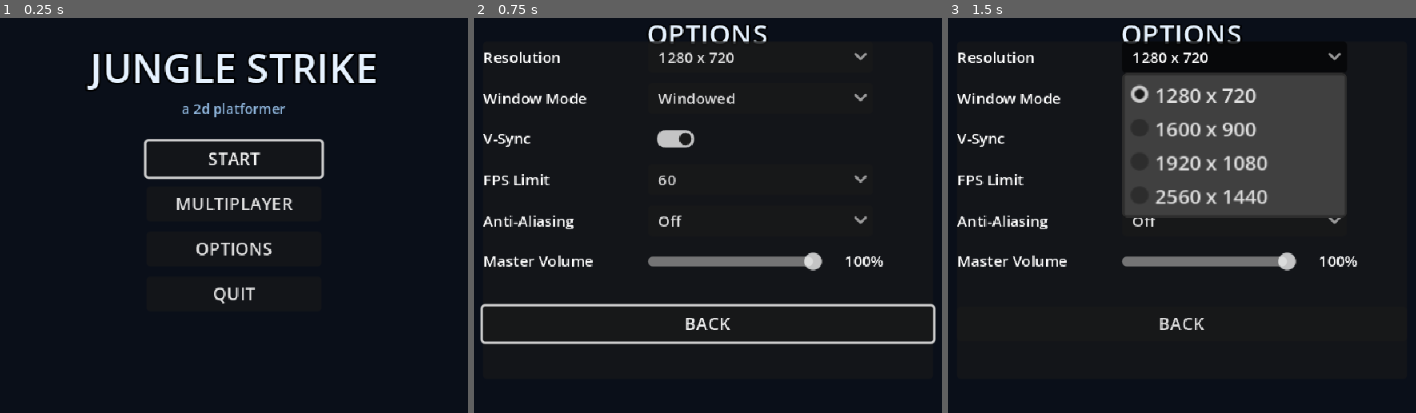
Above: before the commit, frames 1-3 (left to right).
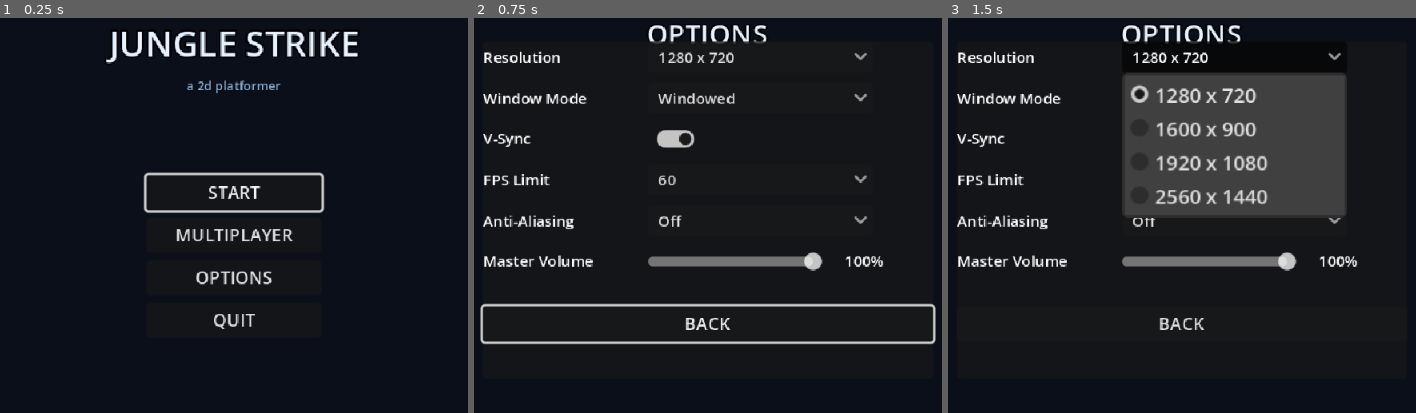
Above: after the commit, the same moments.

Repository: Crapula1/2d-platformer
Game: Godot game, scene res://scenes/MainMenu.tscn
Same seed, same stepped clock (60 frames per second), same inputs: the game is played once before the commit and once after it.
Inputs:
- Up to frame 1 (0.25 s): no input
- Up to frame 2 (0.75 s): click "OPTIONS" at 0.5 s
- Up to frame 3 (1.5 s): click "1280 x 720" at 1.25 s

The runs differ from the first frame. In frame 1, 8.2% of the frame differs, in the area x 18-81%, y 3-79%; in frame 2, nothing differs; in frame 3, nothing differs.

Commit message:
fix: main menu + lobby scale cleanly to 640×360 viewport
MainMenu:
  - Wraps VBox in a CenterContainer (Center/VBox) so it auto-sizes to
    its children. The previous fixed-110px height clipped the new
    MULTIPLAYER button on the bottom.
  - Title/Subtitle sized down to 28pt / 10pt to fit the design
    viewport with breathing room above the buttons.
  - Multiplayer panel now lives inside its own full-rect
    CenterContainer (MultiplayerCenter) with a custom_minimum_size on
    the panel itself, so it stays centered and resizes with content
    instead of using a fixed position.

Lobby:
  - Margins trimmed to 20×8 (was 60×32) so it actually fits 640×360.
  - Title 28→22pt; header lines 11/12→10pt.
  - Character tiles 150×170 → 120×110, preview 64×70 → 48×48,
    name 16→13pt, description 9→8pt, tighter separators.
  - Player list min height 140→60; list expands to fill the leftover
    space between header and the action bar.

Co-Authored-By: Claude Opus 4.7 <noreply@anthropic.com>

Diff:
--- a/scenes/MainMenu.tscn
+++ b/scenes/MainMenu.tscn
@@ -15,11 +15,11 @@
 [node name="Title" type="Label" parent="."]
 anchor_left = 0.0
 anchor_right = 1.0
-offset_top = 48.0
-offset_bottom = 96.0
+offset_top = 32.0
+offset_bottom = 76.0
 text = "JUNGLE STRIKE"
 horizontal_alignment = 1
-theme_override_font_sizes/font_size = 32
+theme_override_font_sizes/font_size = 28
 theme_override_colors/font_color = Color(0.9, 0.95, 1.0, 1)
 theme_override_colors/font_outline_color = Color(0, 0, 0, 1)
 theme_override_constants/outline_size = 6
@@ -27,35 +27,35 @@
 [node name="Subtitle" type="Label" parent="."]
 anchor_left = 0.0
 anchor_right = 1.0
-offset_top = 96.0
-offset_bottom = 116.0
+offset_top = 78.0
+offset_bottom = 94.0
 text = "a 2d platformer"
 horizontal_alignment = 1
-theme_override_font_sizes/font_size = 11
+theme_override_font_sizes/font_size = 10
 theme_override_colors/font_color = Color(0.55, 0.7, 0.85, 1)
 
-[node name="VBox" type="VBoxContainer" parent="."]
-anchor_left = 0.5
-anchor_right = 0.5
-anchor_top = 0.5
-anchor_bottom = 0.5
-offset_left = -70.0
-offset_right = 70.0
-offset_top = -50.0
-offset_bottom = 60.0
-theme_override_constants/separation = 8
+[node name="Center" type="CenterContainer" parent="."]
+anchor_right = 1.0
+anchor_bottom = 1.0
+offset_top = 100.0
+offset_bottom = -16.0
+mouse_filter = 2
 
-[node name="StartButton" type="Button" parent="VBox"]
+[node name="VBox" type="VBoxContainer" parent="Center"]
+custom_minimum_size = Vector2(140, 0)
+theme_override_constants/separation = 6
+
+[node name="StartButton" type="Button" parent="Center/VBox"]
 custom_minimum_size = Vector2(140, 26)
 text = "START"
 theme_override_font_sizes/font_size = 14
 
-[node name="OptionsButton" type="Button" parent="VBox"]
+[node name="OptionsButton" type="Button" parent="Center/VBox"]
 custom_minimum_size = Vector2(140, 26)
 text = "OPTIONS"
 theme_override_font_sizes/font_size = 14
 
-[node name="QuitButton" type="Button" parent="VBox"]
+[node name="QuitButton" type="Button" parent="Center/VBox"]
 custom_minimum_size = Vector2(140, 26)
 text = "QUIT"
 theme_override_font_sizes/font_size = 14
--- a/scripts/Lobby.gd
+++ b/scripts/Lobby.gd
@@ -33,40 +33,43 @@
 	bg.color = Color(0.04, 0.06, 0.10)
 	add_child(bg)
 
+	# Margins tuned for the 640×360 design viewport — content stretches to
+	# fill whatever window size canvas_items mode scales us to.
 	var root := VBoxContainer.new()
 	root.set_anchors_preset(Control.PRESET_FULL_RECT)
-	root.offset_left = 60
-	root.offset_top = 32
-	root.offset_right = -60
-	root.offset_bottom = -32
-	root.add_theme_constant_override("separation", 10)
+	root.offset_left = 20
+	root.offset_top = 8
+	root.offset_right = -20
+	root.offset_bottom = -8
+	root.add_theme_constant_override("separation", 6)
 	add_child(root)
 
 	var title := Label.new()
 	title.text = "LOBBY"
 	title.horizontal_alignment = HORIZONTAL_ALIGNMENT_CENTER
-	title.add_theme_font_size_override("font_size", 28)
+	title.add_theme_font_size_override("font_size", 22)
 	title.add_theme_color_override("font_color", Color(0.9, 0.95, 1.0))
 	title.add_theme_color_override("font_outline_color", Color(0, 0, 0))
 	title.add_theme_constant_override("outline_size", 4)
 	root.add_child(title)
 
+	# Combined address + player count line keeps the header compact.
 	address_label = Label.new()
 	address_label.horizontal_alignment = HORIZONTAL_ALIGNMENT_CENTER
-	address_label.add_theme_font_size_override("font_size", 11)
+	address_label.add_theme_font_size_override("font_size", 10)
 	address_label.add_theme_color_override("font_color", Color(0.55, 0.7, 0.85))
 	root.add_child(address_label)
-	_update_address_label()
 
 	count_label = Label.new()
 	count_label.horizontal_alignment = HORIZONTAL_ALIGNMENT_CENTER
-	count_label.add_theme_font_size_override("font_size", 12)
+	count_label.add_theme_font_size_override("font_size", 10)
 	count_label.add_theme_color_override("font_color", Color(0.75, 0.85, 1.0))
 	root.add_child(count_label)
+	_update_address_label()
 
 	var list_frame := PanelContainer.new()
 	list_frame.size_flags_vertical = Control.SIZE_EXPAND_FILL
-	list_frame.custom_minimum_size = Vector2(0, 140)
+	list_frame.custom_minimum_size = Vector2(0, 60)
 	root.add_child(list_frame)
 
 	var scroll := ScrollContainer.new()
@@ -82,13 +85,13 @@
 	var pick_header := Label.new()
 	pick_header.text = "PICK YOUR CHARACTER"
 	pick_header.horizontal_alignment = HORIZONTAL_ALIGNMENT_CENTER
-	pick_header.add_theme_font_size_override("font_size", 12)
+	pick_header.add_theme_font_size_override("font_size", 10)
 	pick_header.add_theme_color_override("font_color", Color(0.75, 0.85, 1.0))
 	root.add_child(pick_header)
 
 	var picker := HBoxContainer.new()
 	picker.alignment = BoxContainer.ALIGNMENT_CENTER
-	picker.add_theme_constant_override("separation", 16)
+	picker.add_theme_constant_override("separation", 10)
 	root.add_child(picker)
 	for c in Net.CHARACTERS:
 		picker.add_child(_build_character_tile(c))
@@ -209,7 +212,7 @@
 	var accent: Color = CHAR_COLORS.get(character, Color(0.6, 0.85, 1.0))
 
 	var panel := PanelContainer.new()
-	panel.custom_minimum_size = Vector2(150, 170)
+	panel.custom_minimum_size = Vector2(120, 110)
 	panel.add_theme_stylebox_override("panel", _tile_style(accent, false))
 	panel.mouse_filter = Control.MOUSE_FILTER_STOP
 	panel.gui_input.connect(func(ev: InputEvent) -> void:
@@ -219,27 +222,27 @@
 	)
 
 	var margin := MarginContainer.new()
-	margin.add_theme_constant_override("margin_left", 8)
-	margin.add_theme_constant_override("margin_right", 8)
-	margin.add_theme_constant_override("margin_top", 8)
-	margin.add_theme_constant_override("margin_bottom", 8)
+	margin.add_theme_constant_override("margin_left", 6)
+	margin.add_theme_constant_override("margin_right", 6)
+	margin.add_theme_constant_override("margin_top", 4)
+	margin.add_theme_constant_override("margin_bottom", 4)
 	panel.add_child(margin)
 
 	var vb := VBoxContainer.new()
 	vb.alignment = BoxContainer.ALIGNMENT_CENTER
-	vb.add_theme_constant_override("separation", 6)
+	vb.add_theme_constant_override("separation", 3)
 	margin.add_child(vb)
 
 	# Preview area: marine uses the idle sprite, demon gets a polygon mock-up.
 	var preview := _build_preview(character, accent)
-	preview.custom_minimum_size = Vector2(64, 70)
+	preview.custom_minimum_size = Vector2(48, 48)
 	preview.size_flags_horizontal = Control.SIZE_SHRINK_CENTER
 	vb.add_child(preview)
 
 	var name_lbl := Label.new()
 	name_lbl.text = character.to_upper()
 	name_lbl.horizontal_alignment = HORIZONTAL_ALIGNMENT_CENTER
-	name_lbl.add_theme_font_size_override("font_size", 16)
+	name_lbl.add_theme_font_size_override("font_size", 13)
 	name_lbl.add_theme_color_override("font_color", accent)
 	vb.add_child(name_lbl)
 
@@ -247,7 +250,7 @@
 	desc.text = CHAR_DESCRIPTIONS.get(character, "")
 	desc.horizontal_alignment = HORIZONTAL_ALIGNMENT_CENTER
 	desc.autowrap_mode = TextServer.AUTOWRAP_WORD_SMART
-	desc.add_theme_font_size_override("font_size", 9)
+	desc.add_theme_font_size_override("font_size", 8)
 	desc.add_theme_color_override("font_color", Color(0.7, 0.8, 0.9))
 	vb.add_child(desc)
 
--- a/scripts/MainMenu.gd
+++ b/scripts/MainMenu.gd
@@ -7,10 +7,11 @@
 const OPTIONS_SCENE := "res://scenes/OptionsMenu.tscn"
 const LOBBY_SCENE := "res://scenes/Lobby.tscn"
 
-@onready var start_button: Button = $VBox/StartButton
-@onready var options_button: Button = $VBox/OptionsButton
-@onready var quit_button: Button = $VBox/QuitButton
-@onready var vbox: VBoxContainer = $VBox
+@onready var center: CenterContainer = $Center
+@onready var vbox: VBoxContainer = $Center/VBox
+@onready var start_button: Button = $Center/VBox/StartButton
+@onready var options_button: Button = $Center/VBox/OptionsButton
+@onready var quit_button: Button = $Center/VBox/QuitButton
 
 var mp_button: Button
 var mp_panel: PanelContainer
@@ -43,12 +44,18 @@
 	vbox.move_child(mp_button, 1)
 
 func _build_multiplayer_panel() -> void:
+	# Put the panel inside its own CenterContainer so it stays centered on
+	# the screen regardless of resolution and grows to fit its content.
+	var mp_center := CenterContainer.new()
+	mp_center.name = "MultiplayerCenter"
+	mp_center.set_anchors_preset(Control.PRESET_FULL_RECT)
+	mp_center.mouse_filter = Control.MOUSE_FILTER_IGNORE
+	add_child(mp_center)
+
 	mp_panel = PanelContainer.new()
-	mp_panel.set_anchors_preset(Control.PRESET_CENTER)
-	mp_panel.custom_minimum_size = Vector2(300, 260)
-	mp_panel.position = Vector2(-150, -130)
+	mp_panel.custom_minimum_size = Vector2(280, 0)
 	mp_panel.visible = false
-	add_child(mp_panel)
+	mp_center.add_child(mp_panel)
 
 	var margin := MarginContainer.new()
 	margin.add_theme_constant_override("margin_left", 16)
